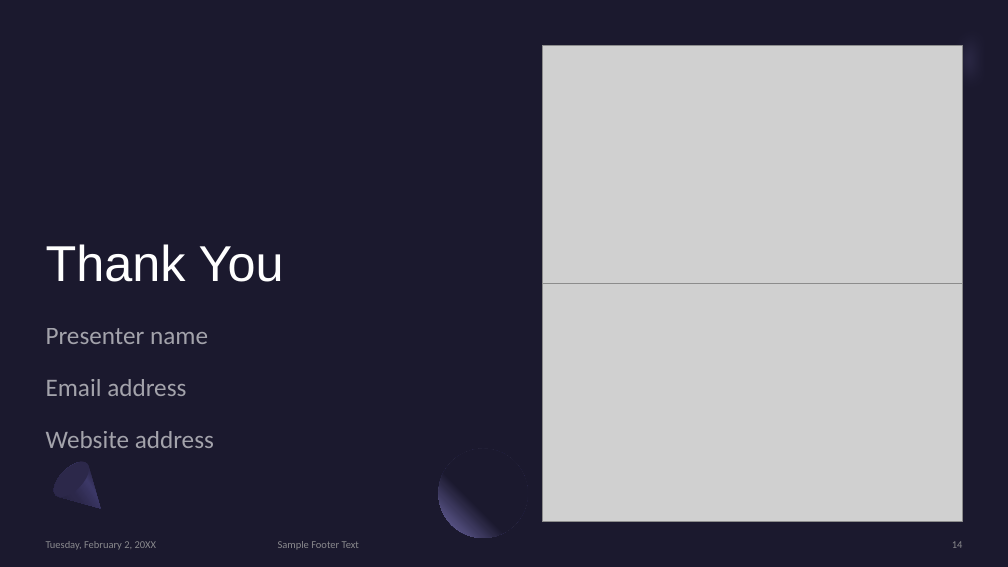
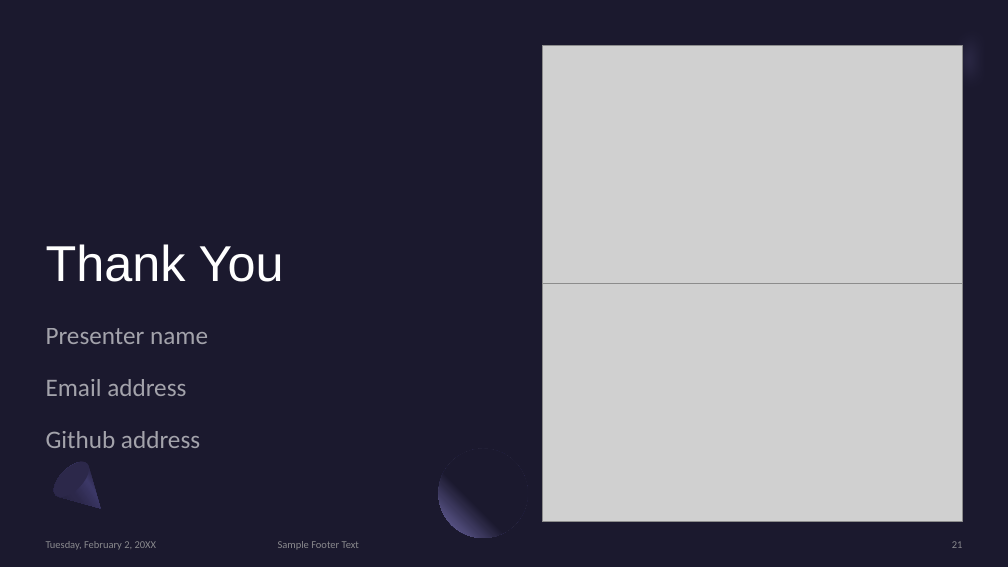
Before and after one commit to CMccormick0003/Data_Science_Salary_Trends, a slide deck: slide 21 of Presentation/draft_presentation_salaries_2023.pptx (slide 14 before the commit). Drawn at 1008x567 pixels with LibreOffice and Linux fonts; fonts in the diff are those of the drawing; grey boxes stand for pictures. Boxes give left, top, right and bottom in pixels: in the first picture for what was removed or moved away, otherwise in the second. Text is boxed around its words. In the diff, an @@ line names an element or a change of style, - is before the commit and + after.

```diff
--- a/Presentation/draft_presentation_salaries_2023.pptx
+++ b/Presentation/draft_presentation_salaries_2023.pptx
@@ subtitle at (x1=46, y1=431, x2=200, y2=448): text changed @@
-Website address
+Github address
@@ page number at (x1=952, y1=541, x2=963, y2=548): text changed @@
-14
+21
```
Also in this commit, not shown: 7 other slides changed, 7 slides added, 1 other file.
